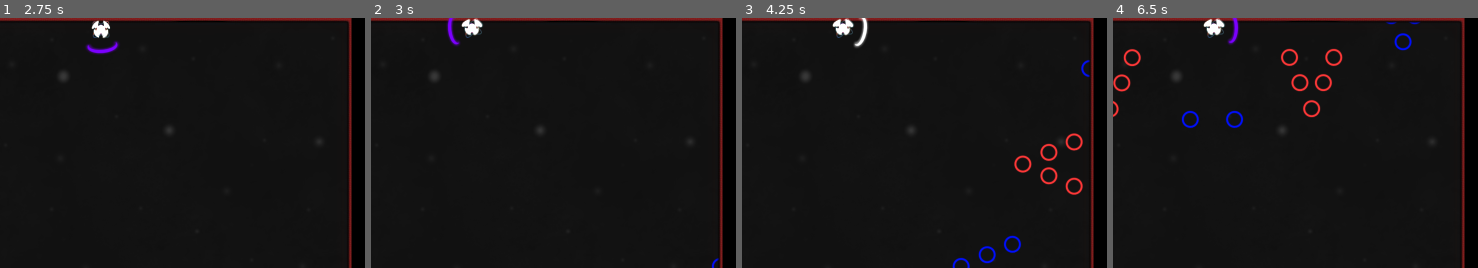
Above: before the commit, frames 1-4 (left to right).
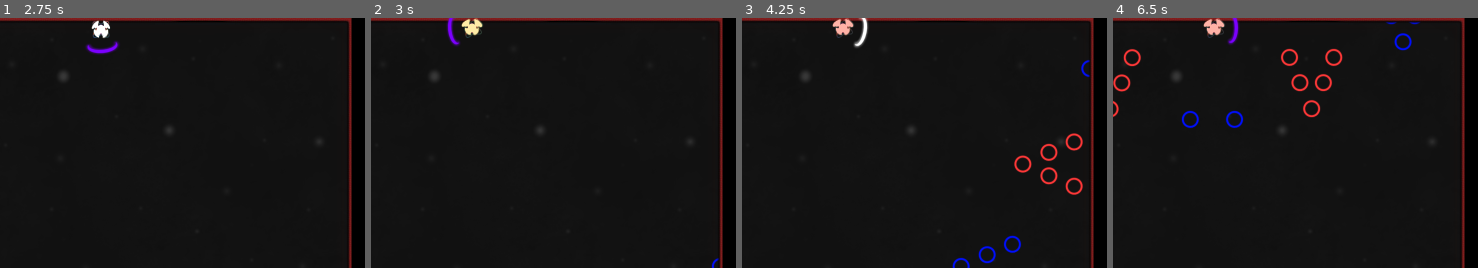
Above: after the commit, the same moments.

Repository: Restra9423/Jamfest-Spring-2026
Game: Godot game, scene res://UI/title.tscn
Same seed, same stepped clock (60 frames per second), same inputs: the game is played once before the commit and once after it.
Inputs (mouse positions are % of the whole screen's width and height, from its top left):
- Up to frame 1 (2.75 s): click "Start" at 0.5 s; move the mouse to (58, 50) at 1.27 s; hold W (Up) from 1.28 s (still down); click (58, 50) at 1.35 s; move the mouse to (46, 50) at 2.02 s; tap Down (AimDown) at 2.1 s; click (46, 50) at 2.3 s
- Up to frame 2 (3 s): keep holding W (Up); move the mouse to (55, 48) at 2.77 s; tap Left (AimLeft) at 2.85 s
- Up to frame 3 (4.25 s): keep holding W (Up); click (55, 48) at 3.05 s; move the mouse to (50, 52) at 3.52 s; tap Right (AimRight) at 3.6 s; click (50, 52) at 3.8 s
- Up to frame 4 (6.5 s): keep holding W (Up); move the mouse to (60, 51) at 4.27 s; tap Up (AimUp) at 4.35 s; click (60, 51) at 4.55 s; move the mouse to (44, 49) at 5.02 s; click (44, 49) at 5.1 s; move the mouse to (53, 50) at 5.77 s; click (53, 50) at 5.85 s
The pictures show only the part of the screen within x 38-88%, y 0-50%; the shares and areas given below are measured in that part.

Frame 1 is identical in both runs. In frame 2, 0.2% of the frame differs, in the area x 24-31%, y 0-8%; in frame 3, 0.2%; in frame 4, 0.2%.

Commit message:
player sprite minor visual tweak
testing an idea to recolor the player sprite based on health;
- 3 makes player white, or normal
- 2 makes player slightly yellow
- 1 makes player slightly red
- 40 combo shield makes player slightly blue
these all update automatically with damaging, healing, and missing a parry.

Diff:
--- a/Scripts/playerController.gd
+++ b/Scripts/playerController.gd
@@ -114,6 +114,8 @@
 		if area.is_in_group("landmines"):
 			hurt()
 		area.setParried(((parryDir + self.position.direction_to(area.position))/2).normalized())
+		if ScoreCounter.comboMaxed:
+			playerSprite.modulate = Color(.7,.85,1,1)
 
 
 #custom functions
@@ -155,10 +157,14 @@
 		blink()
 		AudioController.playSFX(AudioController.takeDamageSound, true)
 		match health:
+			3:
+				playerSprite.modulate = Color(1,1,1,1)
 			2:
 				health3.visible = false
+				playerSprite.modulate = Color(1,0.925,0.65,1)
 			1:
 				health2.visible = false
+				playerSprite.modulate = Color(1,0.7,0.65,1)
 
 func blink():
 	while iFrames.time_left > 0:
@@ -172,8 +178,10 @@
 		match health:
 			3:
 				health3.visible = true
+				playerSprite.modulate = Color(1,1,1,1)
 			2:
 				health2.visible = true
+				playerSprite.modulate = Color(1,0.925,0.65,1)
 		AudioController.playSFX(AudioController.healingSound, true)
 
 
@@ -188,6 +196,13 @@
 		parryCooldown.wait_time = 2
 		scoreManager.clearCombo(ScoreCounter.combo)
 		ScoreCounter.resetCombo()
+		match health:
+			3:
+				playerSprite.modulate = Color(1,1,1,1)
+			2:
+				playerSprite.modulate = Color(1,0.925,0.65,1)
+			1:
+				playerSprite.modulate = Color(1,0.7,0.65,1)
 	else:
 		parried = false
 		ScoreCounter.incrementCombo()
